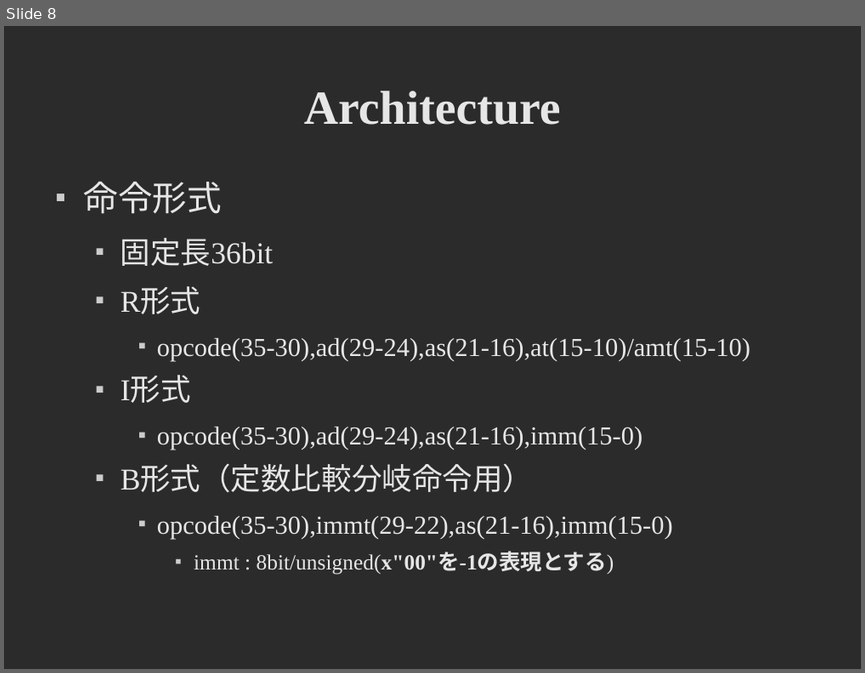
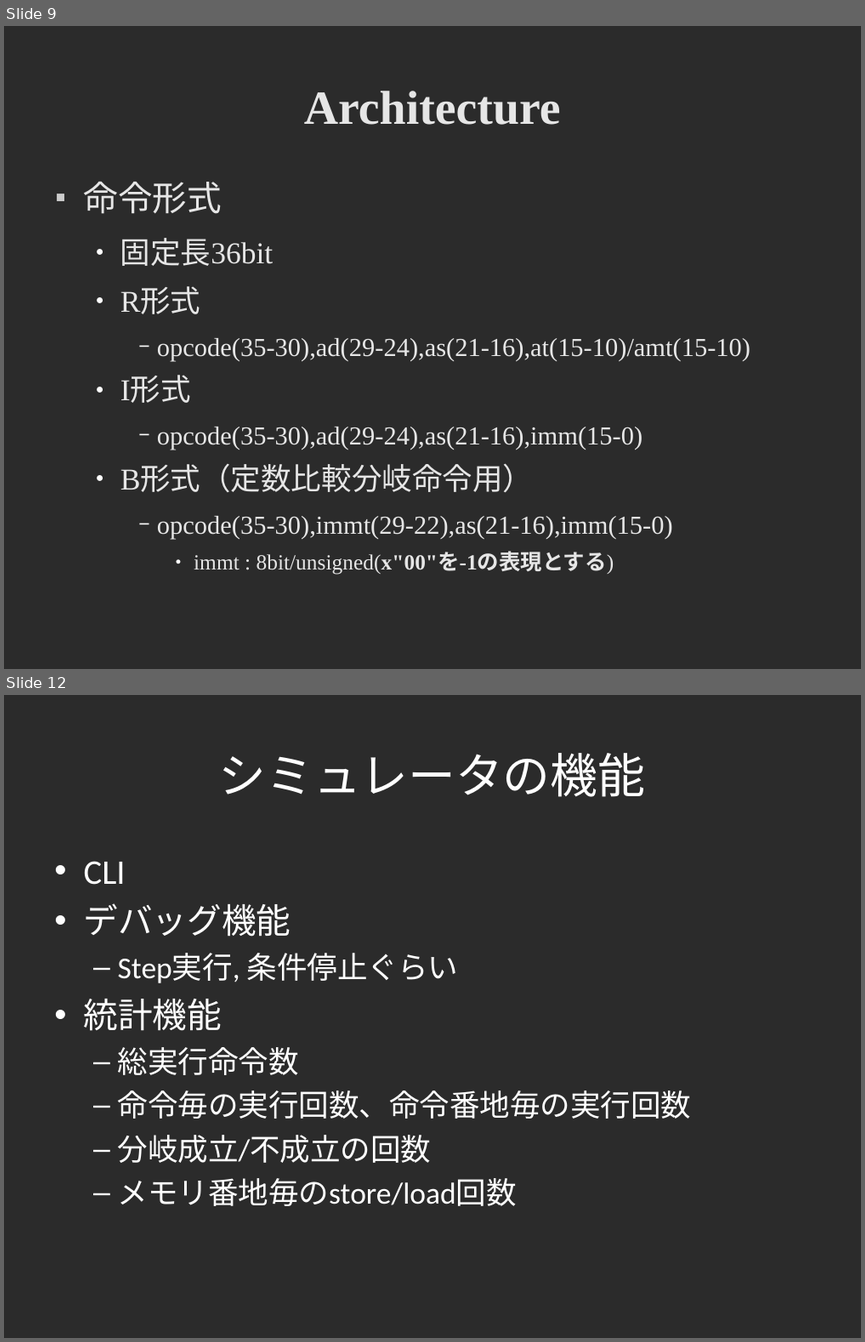
Before and after one commit to cpumul4/cpuex, a slide deck: prsn/last/all.odp. Shown one above the other, each under a label of ours: slide 8 before the commit, slides 9 and 12 after it; the slides between them are not shown. The pictures are 865x673 and 865x1342 pixels, drawn with LibreOffice and Linux fonts; fonts in the diff are those of the drawing; background and template pictures are left out; a plain dark background stands for a picture behind light text. Boxes give left, top, right and bottom in pixels: in the first picture for what was removed or moved away, otherwise in the second. Text is boxed around its words. In the diff, an @@ line names an element or a change of style, - is before the commit and + after.

```diff
--- a/prsn/last/all.odp
+++ b/prsn/last/all.odp
@@ slide 12 added at [4,695,861,1338], background picture (left out) @@
@@ title added at [219,753,646,797], 44 pt, text #FFFFFF @@
+シミュレータの機能
@@ text added at [84,861,692,1206], 28 pt, text #FFFFFF @@
+• CLI
+• デバッグ機能
+  – Step実行, 条件停止ぐらい
+• 統計機能
+  – 総実行命令数
+  – 命令毎の実行回数、命令番地毎の実行回数
+  – 分岐成立/不成立の回数
+  – メモリ番地毎のstore/load回数
@@ what was slide 8 is now slide 9 @@
@@ slide 9 changed as well @@
@@ text at [120,238,750,574]: bullet ■ to ●; bullet colour #CCCCCC to #FFFFFF; bullet ■ to − @@
```
Also in this commit, not shown: 13 other slides changed, 3 other slides added.
